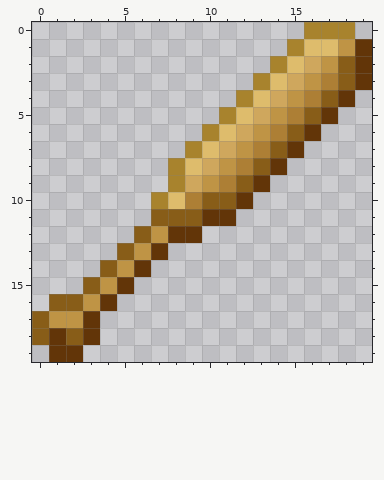
A pixel-art sprite gets an edit: Weapons/Melee/Bat.png. The picture above is the old version.
The file is 40x40 pixels, drawn in blocks of 2x2; one block is one cell here.
The result:
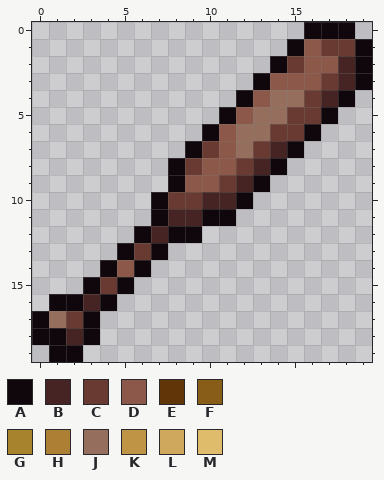
Palette (. is transparent): A #0f070b  B #462424  C #693a32  D #8c5849  E #623508  F #885d18  G #a8832d  H #ad7f35  J #966e5d  K #bf9445  L #cfa75d  M #debc6c
Author's note on the commit: icon fix & bat resprite
What changed:
@@ x 0..19 @@
- 0 ................GGG.
- 1 ...............GMMKE
- 2 ..............GMLKFE
- 3 .............GMLKHFE
- 4 ............GMLKHFE.
- 5 ...........GMLKHFE..
- 6 ..........GMLKHFE...
- 7 .........GMLKHFE....
- 8 ........GMLKHFE.....
- 9 ........GLKHFE......
-10 .......GMHFFE.......
-11 .......FFFEE........
-12 ......FKEE..........
-13 .....FKE............
-14 ....FKE.............
-15 ...FKE..............
-16 .FFKE...............
-17 FKKE................
-18 FEFE................
-19 .EE.................
+ 0 ................AAA.
+ 1 ...............ADCCA
+ 2 ..............ACDDBA
+ 3 .............ADDDCBA
+ 4 ............ADJJCBA.
+ 5 ...........ADJJCCA..
+ 6 ..........ADJJCCA...
+ 7 .........ACDJCBA....
+ 8 ........ACDDCBA.....
+ 9 ........ADDCBA......
+10 .......ACCBBA.......
+11 .......ABBAA........
+12 ......ABAA..........
+13 .....ACA............
+14 ....ADA.............
+15 ...ACA..............
+16 .AABA...............
+17 AJCA................
+18 AABA................
+19 .AA.................
